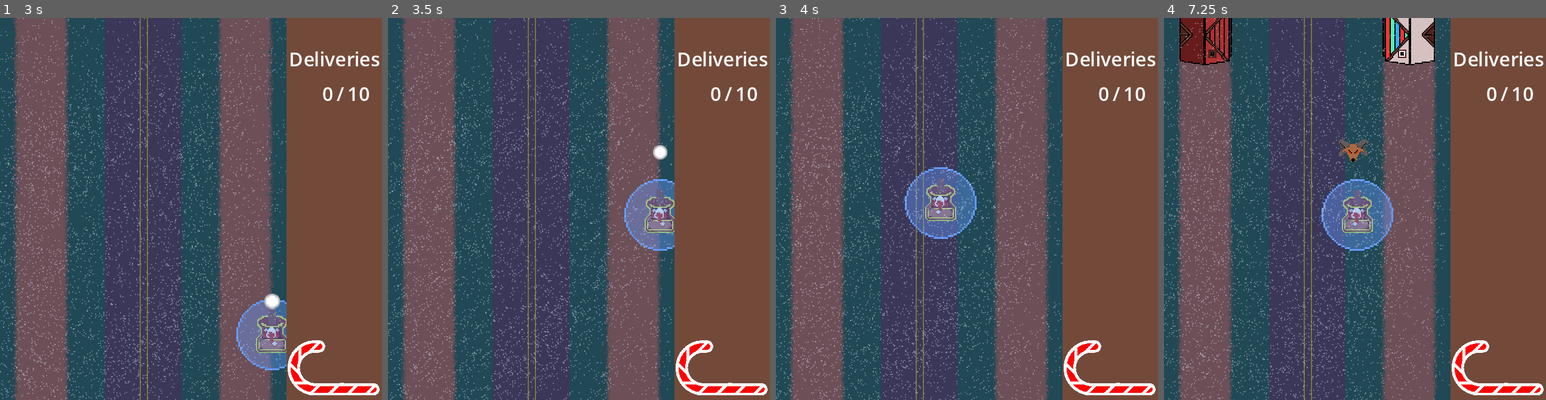
Above: before the commit, frames 1-4 (left to right).
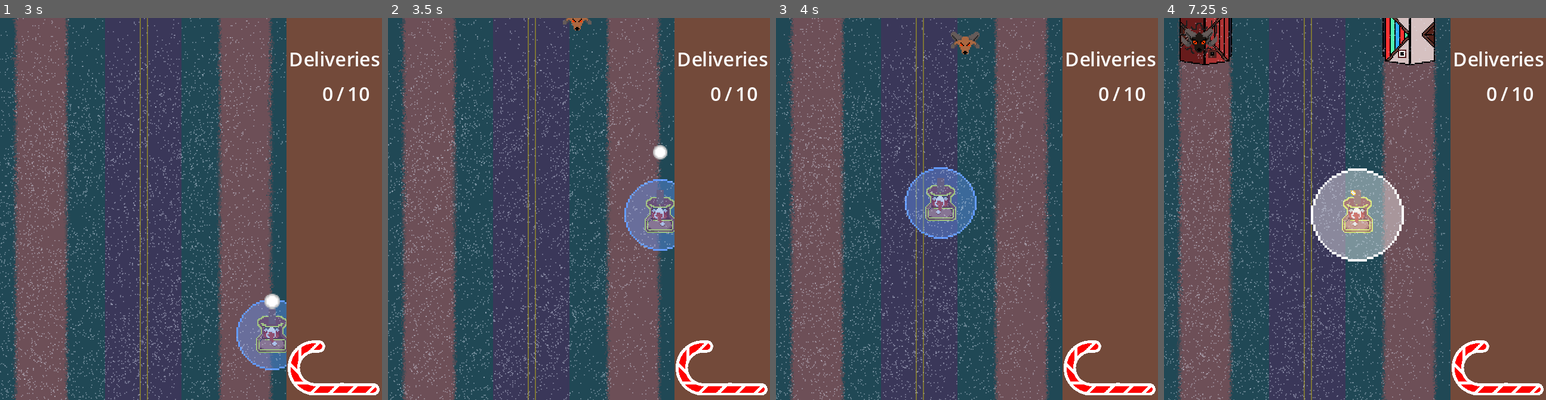
Above: after the commit, the same moments.

Repository: Zoidmania/gdex-2023-winter
Game: Godot game, scene res://stages/stage_north_america.tscn
Same seed, same stepped clock (60 frames per second), same inputs: the game is played once before the commit and once after it. The engine's default icon, where the game draws it, is replaced by a stand-in: a white triangle on a blue panel in a dark square.
Inputs:
- Up to frame 1 (3 s): tap Enter at 0.5 s; hold Right (santa_move_right) 0.53-1.28 s; hold Shift (santa_land_or_take_off) 0.53-1.28 s; hold Down (santa_move_down) 1.28-2.03 s; tap Space (santa_shoot) at 1.35, 2.85 s; hold Right (santa_move_right) 2.03-2.78 s; hold Shift (santa_land_or_take_off) 2.03-2.78 s; hold Up (santa_move_up) from 2.78 s (still down)
- Up to frame 2 (3.5 s): keep holding Up (santa_move_up)
- Up to frame 3 (4 s): release Up (santa_move_up) at 3.53 s; hold Left (santa_move_left) from 3.53 s (still down); hold Shift (santa_land_or_take_off) from 3.53 s (still down)
- Up to frame 4 (7.25 s): release Shift (santa_land_or_take_off) at 4.28 s; tap Space (santa_shoot) at 4.35, 5.85 s; release Left (santa_move_left) at 5.03 s; hold Down (santa_move_down) 5.03-5.78 s; hold Shift (santa_land_or_take_off) 5.03-5.78 s; hold Right (santa_move_right) 5.78-6.53 s; hold Up (santa_move_up) from 6.53 s (still down); hold Shift (santa_land_or_take_off) from 6.53 s (still down)

Frame 1 is identical in both runs. In frame 2, 0.1% of the frame differs, in the area x 45-54%, y 0-4%; in frame 3, 0.3%; in frame 4, 5.2%, in the area x 4-63%, y 0-64%.

Commit message:
Tweak enemy spawn logic (#7)
* tweak enemy spawn

Enemy spawn rate now gradually increases the higher your score is.

* set default black goat health to 5

* tweak stage 1 timers

* make function 'abstract'

Godot unfortunately doesn't have a way to declare abstract methods.
To get around this, folks tend to simply put a failing `assert` in
the 'absrtact' functions, forcing a necessary override.

Diff:
--- a/src/enemies/black_goat.tscn
+++ b/src/enemies/black_goat.tscn
@@ -59,30 +59,27 @@
 [node name="MoveComponent" parent="." index="6"]
 velocity = Vector2(0, 30)
 
-[node name="ScoreComponent" parent="." index="8"]
-adjust_amount = 10
+[node name="HealthComponent" parent="." index="10"]
+health = 5
 
-[node name="HealthComponent" parent="." index="11"]
-health = 10
-
-[node name="ProjectileSpawner" type="Node2D" parent="." index="12"]
+[node name="ProjectileSpawner" type="Node2D" parent="." index="11"]
 script = ExtResource("4_i4siy")
 scene = ExtResource("5_ghwbu")
 
-[node name="FireTimer" type="Timer" parent="." index="13"]
+[node name="FireTimer" type="Timer" parent="." index="12"]
 wait_time = 2.0
 one_shot = true
 autostart = true
 
-[node name="Muzzle" type="Marker2D" parent="." index="14"]
+[node name="Muzzle" type="Marker2D" parent="." index="13"]
 position = Vector2(0, 13)
 
-[node name="PowerSpawn" type="Node" parent="." index="15" node_paths=PackedStringArray("actor", "health_component", "destroy_effect_spawner_component")]
+[node name="PowerSpawn" type="Node" parent="." index="14" node_paths=PackedStringArray("actor", "health_component", "destroy_effect_spawner_component")]
 script = ExtResource("6_rd5yf")
 actor = NodePath("..")
 health_component = NodePath("../HealthComponent")
 destroy_effect_spawner_component = NodePath("../SpawnerComponent")
 
-[node name="SpawnerComponent" type="Node2D" parent="." index="16"]
+[node name="SpawnerComponent" type="Node2D" parent="." index="15"]
 script = ExtResource("4_i4siy")
 scene = ExtResource("7_0uy4u")
--- a/src/stages/enemy_generator.gd
+++ b/src/stages/enemy_generator.gd
@@ -1,6 +1,6 @@
 class_name EnemyGenerator
 extends Node2D
-## Generates enemies in a scene.
+## Generates enemies in a stage.
 ##
 ## Extend this script to customize timers for a given level/stage.
 
@@ -21,7 +21,7 @@
 ##
 ## The spawn rate of each enemy is roughly `time_offset / score`; increasing `time_offset` increases
 ## the time delta between spawns, and vice versa. `time_offset` must be a positive number.
-func handle_spawn(enemy_scene: PackedScene, timer: Timer, time_offset: float = 1.0) -> void:
+func handle_spawn(enemy_scene: PackedScene, timer: Timer, time_offset: float = 3.0) -> void:
 
     # instance the enemy _now_ instead of letting spawn() do it so we can access its margin values
     var instance: Enemy = enemy_scene.instantiate()
@@ -39,16 +39,13 @@
         instance # an instanced enemy scene
     )
 
-    # TO DO: decide whether to keep this mechanic, and whether to scale on score or time.
     # Gently increase the spawn rate based on the current score. That is, spawn rate, which is the
     # delta between when spawns occur, gets smaller, which increases spawn frequency. Asymptotically
     # approaches 0.
-    #time_offset = abs(time_offset)
-    #var spawn_rate = time_offset / (0.5 + game_stats.score * 0.01)
-    #timer.start(spawn_rate + randf_range(0.25, 0.5))
-
-    timer.start()
+    time_offset = abs(time_offset)
+    var spawn_rate = time_offset / (0.5 + game_stats.score * 0.01)
+    timer.start(spawn_rate + randf_range(0.25, 0.5))
 
 
 func update_spawn_pattern(score: int) -> void:
-    pass
+    assert(false, "This function is abstract and must be overridden!")
--- a/src/stages/stage_na_enemy_generator.gd
+++ b/src/stages/stage_na_enemy_generator.gd
@@ -22,3 +22,7 @@
     black_goat_timer.timeout.connect(
         handle_spawn.bind(black_goat_scene, black_goat_timer)
     )
+
+
+func update_spawn_pattern(score: int) -> void:
+    pass
--- a/src/stages/stage_na_enemy_generator.tscn
+++ b/src/stages/stage_na_enemy_generator.tscn
@@ -11,11 +11,11 @@
 black_goat_scene = ExtResource("4_1ywwr")
 
 [node name="GreyGoatTimer" type="Timer" parent="." index="1" groups=["timer"]]
-wait_time = 4.0
+wait_time = 3.0
 one_shot = true
 autostart = true
 
 [node name="BlackGoatTimer" type="Timer" parent="." index="2" groups=["timer"]]
-wait_time = 9.0
+wait_time = 6.0
 one_shot = true
 autostart = true
